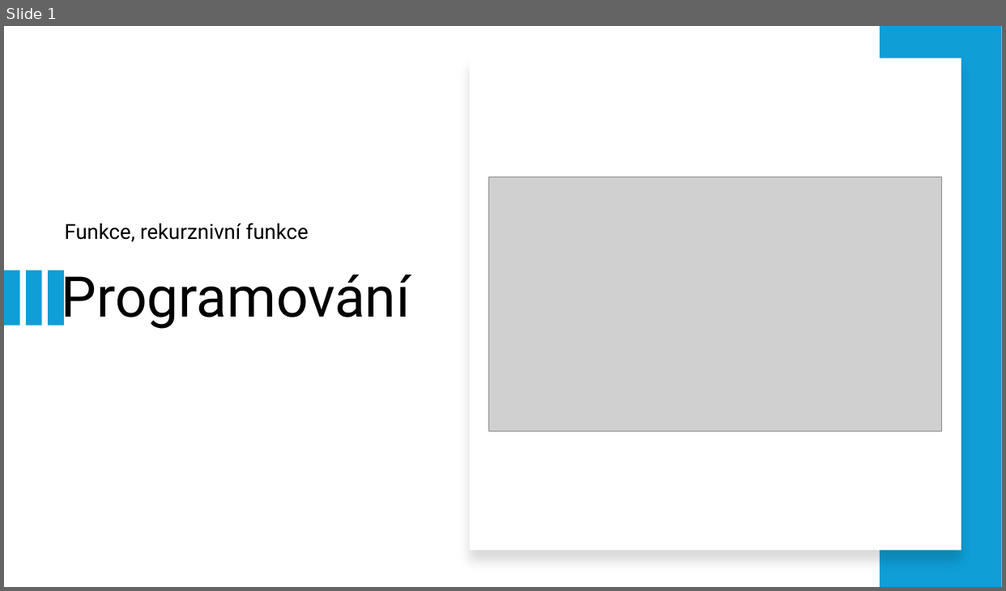
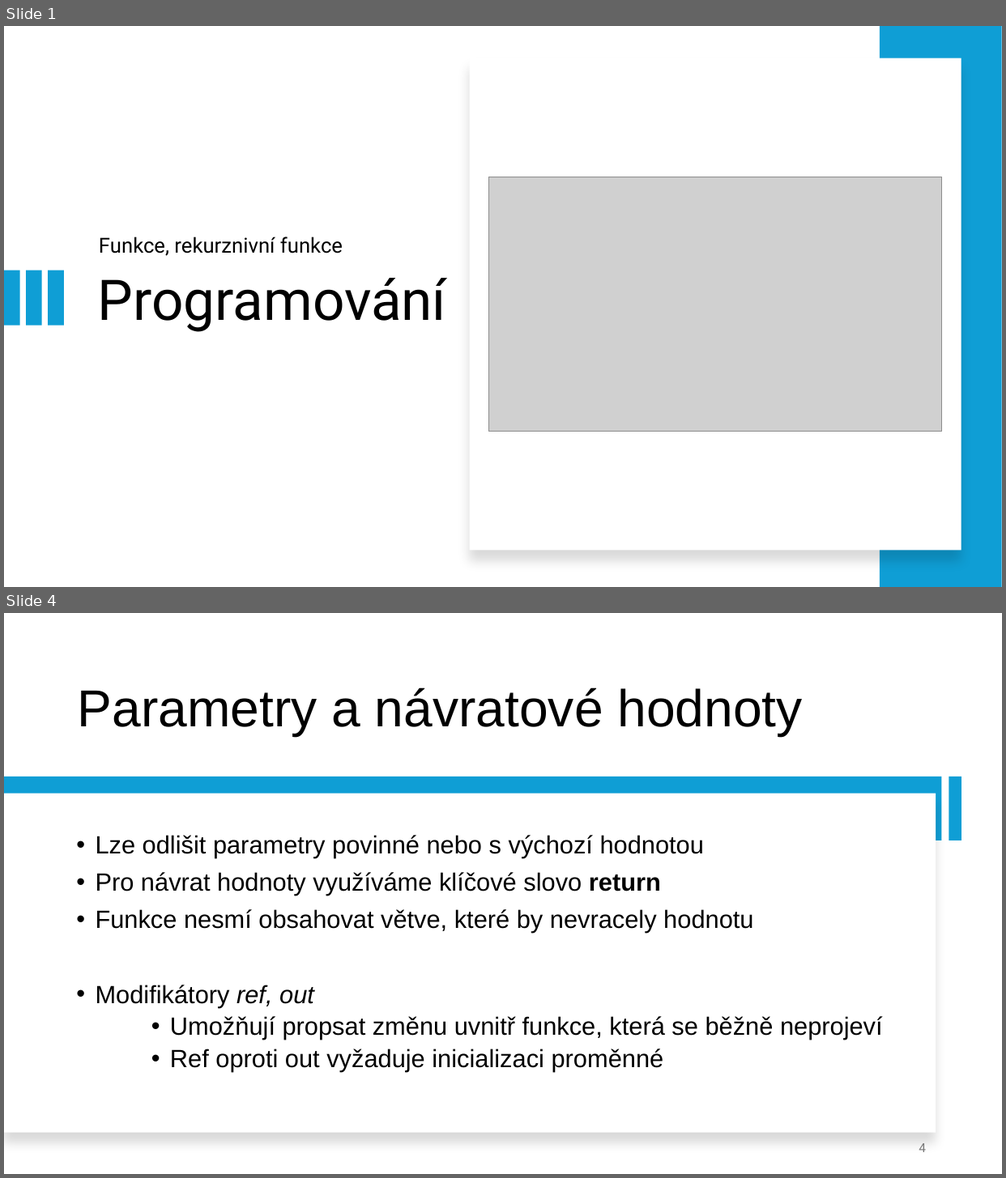
Before and after one commit to dawissl/hradebni, a slide deck: Prezentace/1. ročník/PGM_09_funkce_rekurzivni_funkce.pptx. Shown one above the other, each under a label of ours: slide 1 before the commit, slides 1 and 4 after it; the slides between them are not shown. The pictures are 1006x591 and 1006x1178 pixels, drawn with LibreOffice and Linux fonts; fonts in the diff are those of the drawing; grey boxes stand for pictures. Boxes give left, top, right and bottom in pixels: in the first picture for what was removed or moved away, otherwise in the second. Text is boxed around its words. In the diff, an @@ line names an element or a change of style, - is before the commit and + after.

```diff
--- a/Prezentace/1. ročník/PGM_09_funkce_rekurzivni_funkce.pptx
+++ b/Prezentace/1. ročník/PGM_09_funkce_rekurzivni_funkce.pptx
@@ slide 4 added at [4, 613, 1002, 1174], background #FFFFFF @@
@@ title added at [78, 688, 802, 737], 50 pt, text #000000 @@
+Parametry a návratové hodnoty
@@ rectangle added at [4, 777, 942, 841], fill #0F9ED5 @@
@@ rectangle added at [948, 777, 961, 841], fill #0F9ED5 @@
@@ rectangle added at [4, 794, 936, 1133], fill #FFFFFF @@
@@ subtitle added at [96, 835, 883, 1072], 24 pt, text #000000 @@
+• Lze odlišit parametry povinné nebo s výchozí hodnotou
+• Pro návrat hodnoty využíváme klíčové slovo return
+• Funkce nesmí obsahovat větve, které by nevracely hodnotu
+• Modifikátory ref, out
+    • Umožňují propsat změnu uvnitř funkce, která se běžně neprojeví
+    • Ref oproti out vyžaduje inicializaci proměnné
@@ page number added at [918, 1144, 926, 1152], 12 pt, text #787878 @@
+4
@@ slide 1 changed as well @@
@@ subtitle "Funkce, rekurznivní funkce": place and size @@
-subtitle "Funkce, rekurznivní funkce" at [65, 223, 309, 242]
+subtitle "Funkce, rekurznivní funkce" at [99, 237, 343, 256]
@@ title "Programování" rewrapped from [62, 270, 410, 329] to [98, 278, 446, 332] @@
```
Also in this commit, not shown: 6 other slides added, 2 slides removed, 3 other files.
